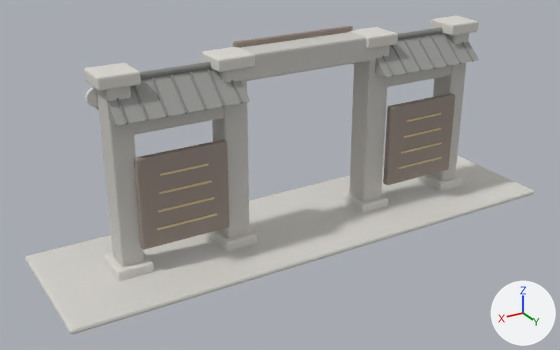
What one commit did to the glTF model public/models/requested-pois/fahua-heritage.glb.
Before and after are seen from a camera (50 mm lens) standing at (11.4, 17.71, 10.67) and looking at (0.8, 0.04, 1.83). The lights are fixed; the arrows at lower right show +X, +Y and +Z. The first picture is the older version. Vertices at exactly the same position are counted once.

In view in the first picture: 'fahua-heritage'.
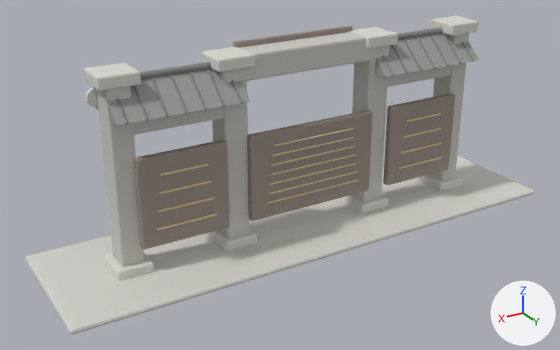
Location of each change, [x1, y1, x2, y2] in pixels of the pictures (560 x 350 px):
part 1 of me_cube, added: after [247, 110, 372, 221]
part 2 of me_cube, added: after [266, 179, 358, 204]
part 3 of me_cube, added: after [268, 171, 357, 195]
part 4 of me_cube, added: after [269, 163, 357, 185]
part 5 of me_cube, added: after [270, 154, 356, 176]
part 6 of me_cube, added: after [271, 145, 355, 166]
part 7 of me_cube, added: after [272, 137, 354, 156]
part 8 of me_cube, added: after [274, 128, 354, 146]

The change, as a diff of the scene's bpy script:
```diff
--- a/public/models/requested-pois/fahua-heritage.glb.py
+++ b/public/models/requested-pois/fahua-heritage.glb.py
@@ me_cube @@
 # used by ob_fahua_heritage; location = (0.0, 0.0, 0.08)
-me_cube.from_pydata(...)  # 5562 vertices, 10788 faces; spans x -7.8..7.8, y -2.1..2.1, z -0.1..5.7
+me_cube.from_pydata(...)  # 6010 vertices, 11652 faces; spans x -7.8..7.8, y -2.1..2.1, z -0.1..5.7
+# me_cube part 1: the loose piece of 56 vertices spanning x -5.3..-2.7, y 0.4..0.6, z 0.8..3.3 is copied, and the copy is scaled about its middle by (1.62, 1, 1), then moved by (4.0, 0.0, 0.0); it spans x -2.0..2.0, y 0.4..0.6, z 0.8..3.3
+# me_cube part 2: the loose piece of 56 vertices spanning x -7.8..7.8, y -2.1..2.1, z -0.1..0.1 is copied, and the copy is scaled about its middle by (0.204, 0.00698, 0.325), then moved by (0.0, 0.6, 1.3), in mat_法华遗韵金字 (beige #e4d1a3); it spans x -1.6..1.6, y 0.6, z 1.2..1.3
+# me_cube part 3: the loose piece of 56 vertices spanning x -7.8..7.8, y -2.1..2.1, z -0.1..0.1 is copied, and the copy is scaled about its middle by (0.198, 0.00698, 0.325), then moved by (0.0, 0.6, 1.5), in mat_法华遗韵金字 (beige #e4d1a3); it spans x -1.5..1.5, y 0.6, z 1.5..1.6
+# me_cube part 4: the loose piece of 56 vertices spanning x -7.8..7.8, y -2.1..2.1, z -0.1..0.1 is copied, and the copy is scaled about its middle by (0.193, 0.00698, 0.325), then moved by (0.0, 0.6, 1.8), in mat_法华遗韵金字 (beige #e4d1a3); it spans x -1.5..1.5, y 0.6, z 1.8..1.9
+# me_cube part 5: the loose piece of 56 vertices spanning x -7.8..7.8, y -2.1..2.1, z -0.1..0.1 is copied, and the copy is scaled about its middle by (0.188, 0.00698, 0.325), then moved by (0.0, 0.6, 2.1), in mat_法华遗韵金字 (beige #e4d1a3); it spans x -1.5..1.5, y 0.6, z 2.1
+# me_cube part 6: the loose piece of 56 vertices spanning x -7.8..7.8, y -2.1..2.1, z -0.1..0.1 is copied, and the copy is scaled about its middle by (0.183, 0.00698, 0.325), then moved by (0.0, 0.6, 2.4), in mat_法华遗韵金字 (beige #e4d1a3); it spans x -1.4..1.4, y 0.6, z 2.4
+# me_cube part 7: the loose piece of 56 vertices spanning x -2.7..2.7, y -0.4..0.4, z 4.8..5.5 is copied, and the copy is scaled about its middle by (0.519, 0.0385, 0.0521), then moved by (0.0, 0.6, -2.5), in mat_法华遗韵金字 (beige #e4d1a3); it spans x -1.4..1.4, y 0.6, z 2.6..2.7
+# me_cube part 8: the loose piece of 56 vertices spanning x -2.7..2.7, y -0.4..0.4, z 4.8..5.5 is copied, and the copy is scaled about its middle by (0.503, 0.0385, 0.0521), then moved by (0.0, 0.6, -2.2), in mat_法华遗韵金字 (beige #e4d1a3); it spans x -1.3..1.3, y 0.6, z 2.9..3.0
+# other edits to the shape of me_cube do not show in these pictures
 me_cube.materials.append(mat_法华遗韵铺地)
```
